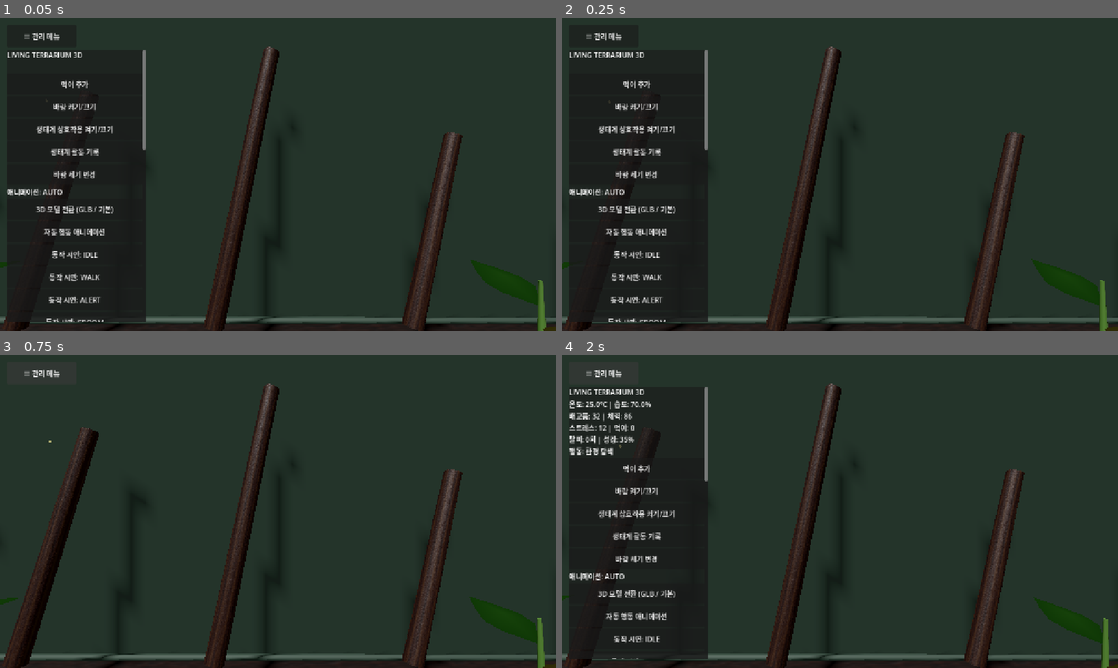
Above: before the commit, frames 1-4 (two rows, left to right).
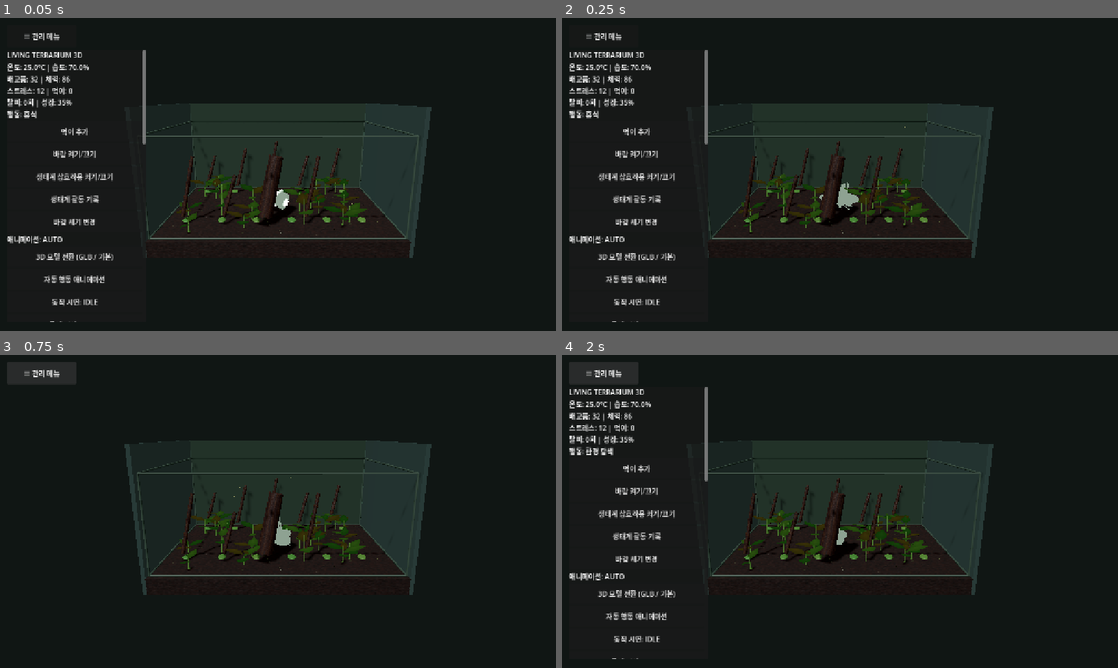
Above: after the commit, the same moments.

Repository: s5vrusg22-stack/LivingTerrarium
Game: Godot game, scene res://scenes/main.tscn
Same seed, same stepped clock (60 frames per second), same inputs: the game is played once before the commit and once after it.
Inputs:
- Up to frame 1 (0.05 s): no input
- Up to frame 2 (0.25 s): no input
- Up to frame 3 (0.75 s): click "☰ 관리 메뉴" at 0.5 s
- Up to frame 4 (2 s): click "☰ 관리 메뉴" at 1.25 s

The runs differ from the first frame. In frame 1, 60% of the frame differs, in the area x 0-100%, y 0-100%; in frame 2, 61%; in frame 3, 75%; in frame 4, 58%.
Error before the commit: Parse Error: Cannot infer the type of "parent_id" variable because the value doesn't have a set type. (res://scripts/habitat_interactions.gd:171)

Commit message:
Fix GDScript type inference errors for Android export

Diff:
--- a/scripts/habitat_interactions.gd
+++ b/scripts/habitat_interactions.gd
@@ -168,9 +168,9 @@
     for joint in host.plant_pivots:
         if not is_instance_valid(joint) or joint.get_parent() == null:
             continue
-        var parent_id := joint.get_parent().get_instance_id()
+        var parent_id: int = joint.get_parent().get_instance_id()
         if propagation.has(parent_id):
-            var id := joint.get_instance_id()
+            var id: int = joint.get_instance_id()
             leaf_velocities[id] = float(leaf_velocities.get(id, 0.0)) + float(propagation[parent_id])
 
 func _prey_interactions(dt: float) -> void:
@@ -211,13 +211,13 @@
         for other in host.prey_nodes:
             if other == prey or not is_instance_valid(other):
                 continue
-            var diff := prey.position - other.position
+            var diff: Vector3 = prey.position - other.position
             if diff.length_squared() > 0.0001 and diff.length_squared() < 0.012:
                 velocity += diff.normalized() * 0.025
         for decor in host.decorations:
             if not is_instance_valid(decor):
                 continue
-            var diff := prey.position - decor.position
+            var diff: Vector3 = prey.position - decor.position
             if diff.length_squared() > 0.0001 and diff.length_squared() < 0.018:
                 velocity += diff.normalized() * 0.035
         velocity.y = 0.0
@@ -253,7 +253,7 @@
         if not is_instance_valid(branch):
             branch_nodes.erase(branch)
             continue
-        var id := branch.get_instance_id()
+        var id: int = branch.get_instance_id()
         var sway := float(branch_velocities.get(id, 0.0))
         if branch.global_position.distance_to(animal_pos) < 0.36:
             sway += dt * clampf(speed, 0.0, 1.0) * 0.45
